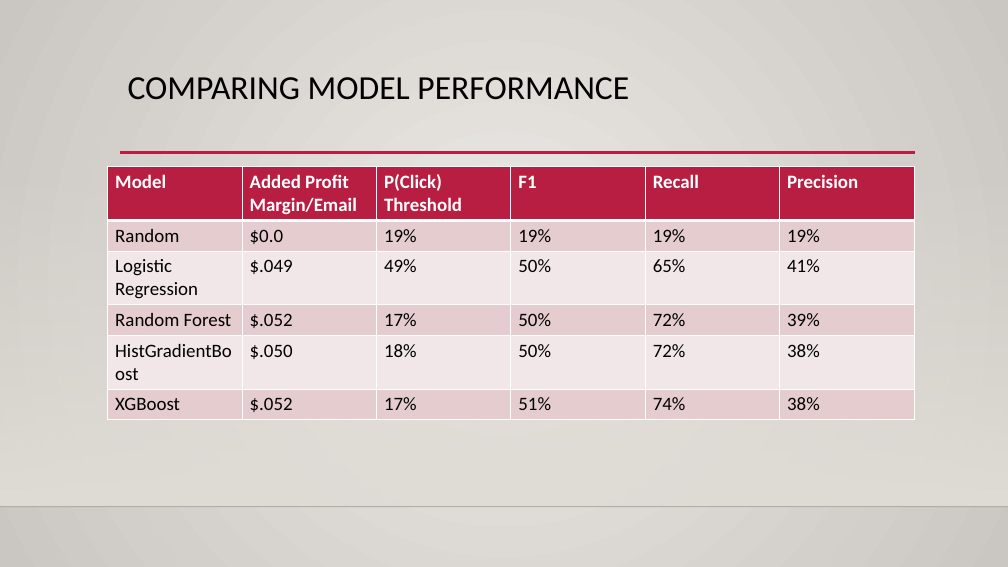
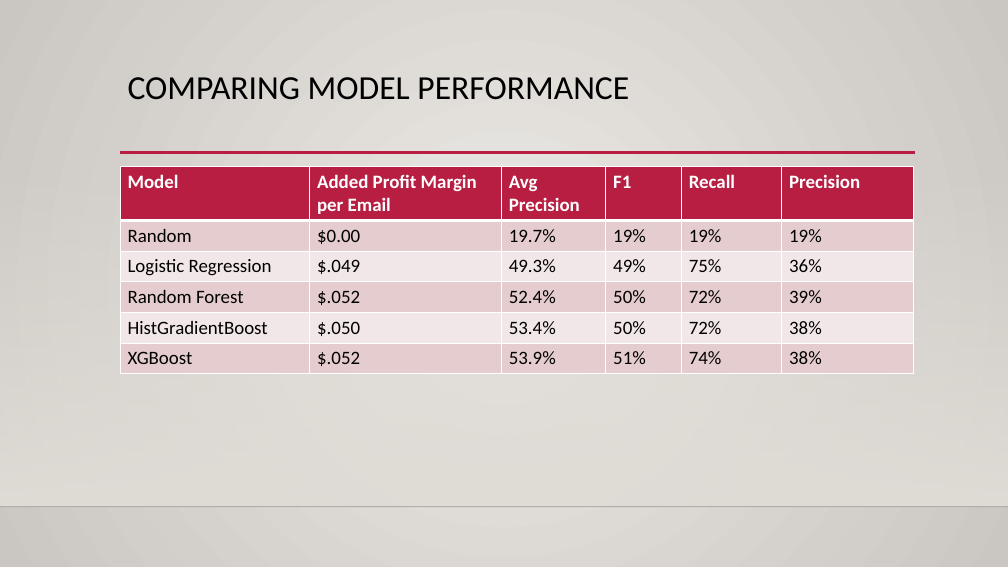
Before and after one commit to bgilliland/credible_takehome, a slide deck: slide 24 of docs/gilliland_credible_takehome.pptx (slide 22 before the commit). Drawn at 1008x567 pixels with LibreOffice and Linux fonts; fonts in the diff are those of the drawing; background and template pictures are left out. Boxes give left, top, right and bottom in pixels: in the first picture for what was removed or moved away, otherwise in the second. Text is boxed around its words. In the diff, an @@ line names an element or a change of style, - is before the commit and + after.

```diff
--- a/docs/gilliland_credible_takehome.pptx
+++ b/docs/gilliland_credible_takehome.pptx
@@ table at bbox=[120, 166, 915, 373] @@
-row 1, column 2: Added Profit Margin/Email
+row 1, column 2: Added Profit Margin per Email
-row 1, column 3: P(Click) Threshold
+row 1, column 3: Avg Precision
-row 2, column 2: $0.0
+row 2, column 2: $0.00
-row 2, column 3: 19%
+row 2, column 3: 19.7%
-row 3: Logistic Regression | $.049 | 49% | 50% | 65% | 41%
+row 3: Logistic Regression | $.049 | 49.3% | 49% | 75% | 36%
-row 4, column 3: 17%
+row 4, column 3: 52.4%
-row 5, column 3: 18%
+row 5, column 3: 53.4%
-row 6, column 3: 17%
+row 6, column 3: 53.9%
@@ table: place and size @@
-table at bbox=[107, 166, 915, 417]
+table at bbox=[120, 166, 915, 373]
```
Also in this commit, not shown: 21 other slides changed, 2 slides added, 2 slides removed, 4 other files.
